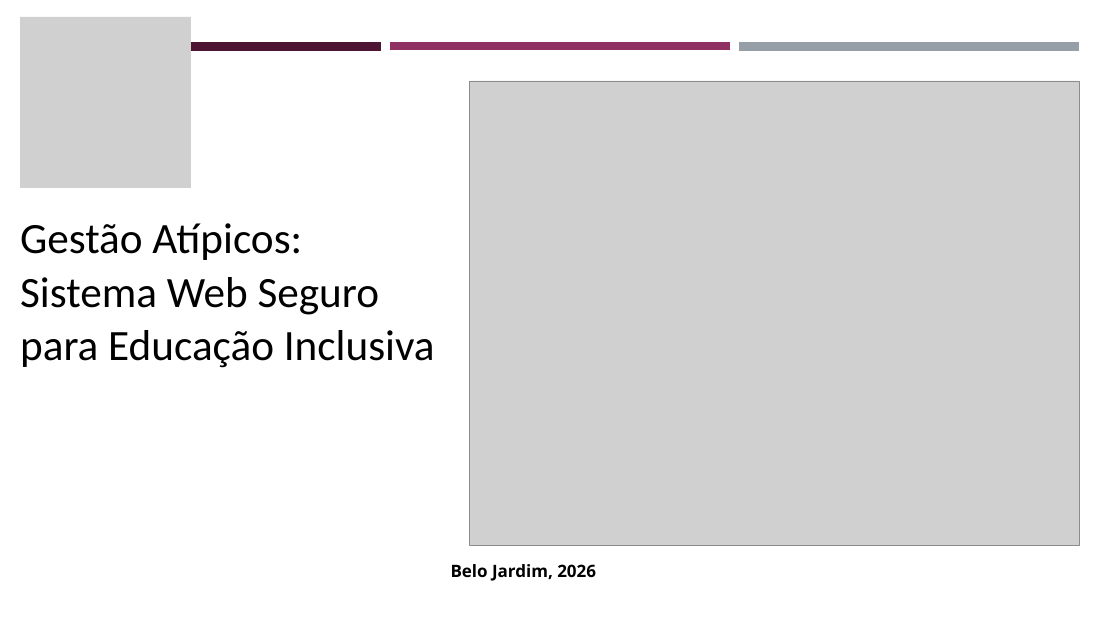
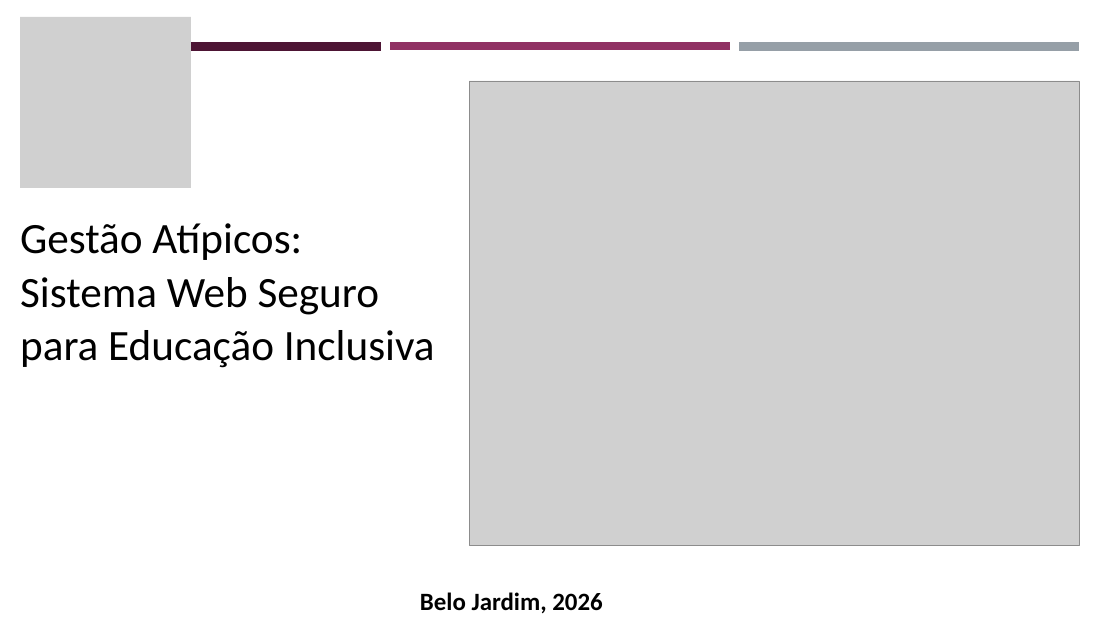
Before and after one commit to z12guilherme/gestao_atipicos, a slide deck: slide 1 of tcc/TCC - Slides.pptx. Drawn at 1120x630 pixels with LibreOffice and Linux fonts; fonts in the diff are those of the drawing; grey boxes stand for pictures. Boxes give left, top, right and bottom in pixels: in the first picture for what was removed or moved away, otherwise in the second. Text is boxed around its words. In the diff, an @@ line names an element or a change of style, - is before the commit and + after.

Commit message:
Alterando SLIDES

```diff
--- a/tcc/TCC - Slides.pptx
+++ b/tcc/TCC - Slides.pptx
@@ text "Belo Jardim, 2026": place and size @@
-text "Belo Jardim, 2026" at (451, 564, 596, 581)
+text "Belo Jardim, 2026" at (420, 592, 602, 613)
@@ text "Belo Jardim, 2026" at (420, 592, 602, 613): size 21.9 to 32 pt, font Noto Sans to Calibri @@
```
